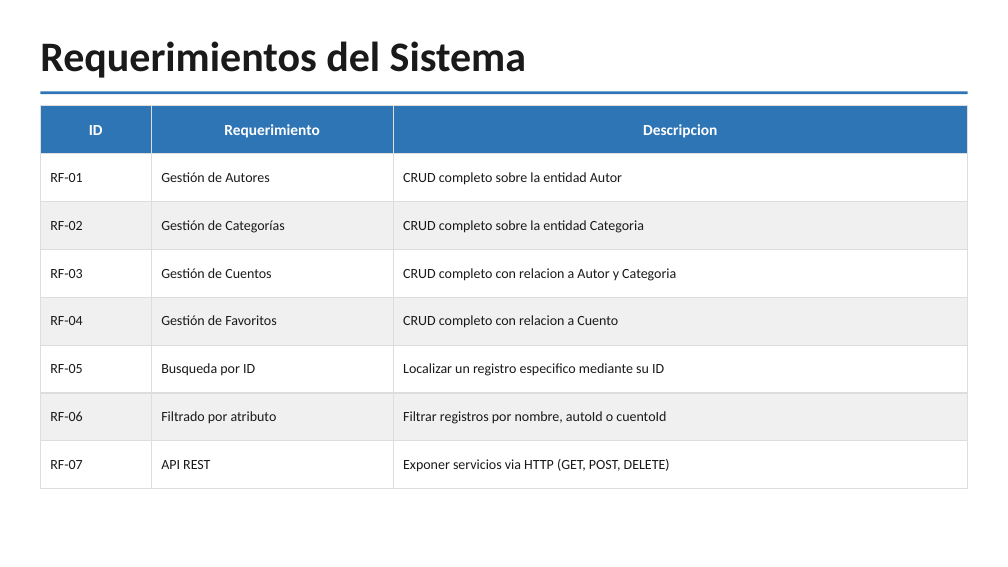
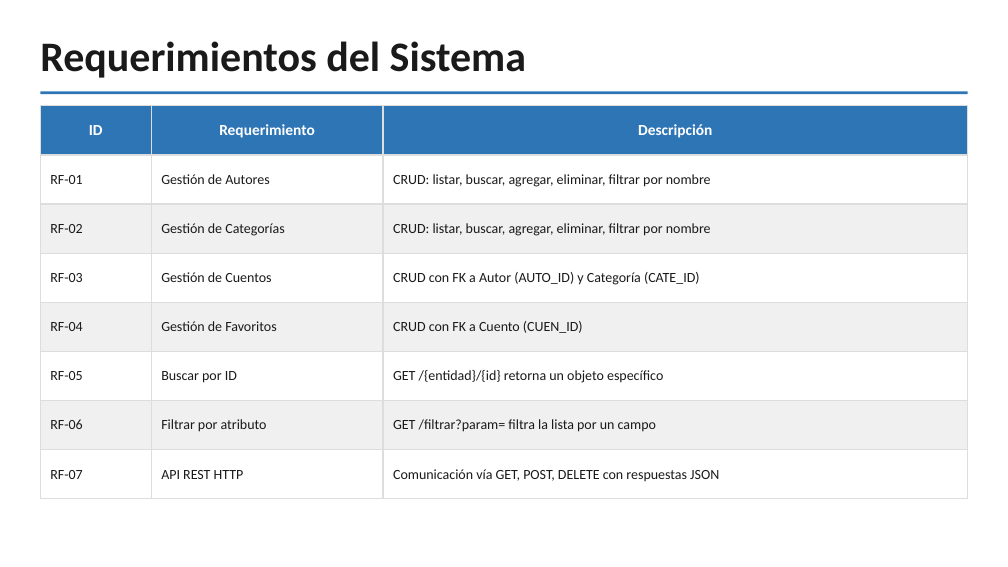
Before and after one commit to Mora1812/Metodologia_BookMora_Proyecto, a slide deck: slide 4 of BookMora_Presentacion.pptx. Drawn at 1008x567 pixels with LibreOffice and Linux fonts; fonts in the diff are those of the drawing. Boxes give left, top, right and bottom in pixels: in the first picture for what was removed or moved away, otherwise in the second. Text is boxed around its words. In the diff, an @@ line names an element or a change of style, - is before the commit and + after.

```diff
--- a/BookMora_Presentacion.pptx
+++ b/BookMora_Presentacion.pptx
@@ table at (40, 106, 968, 499) @@
-row 1, column 3: Descripcion
+row 1, column 3: Descripción
-row 2, column 3: CRUD completo sobre la entidad Autor
+row 2, column 3: CRUD: listar, buscar, agregar, eliminar, filtrar por nombre
-row 3, column 3: CRUD completo sobre la entidad Categoria
+row 3, column 3: CRUD: listar, buscar, agregar, eliminar, filtrar por nombre
-row 4, column 3: CRUD completo con relacion a Autor y Categoria
+row 4, column 3: CRUD con FK a Autor (AUTO_ID) y Categoría (CATE_ID)
-row 5, column 3: CRUD completo con relacion a Cuento
+row 5, column 3: CRUD con FK a Cuento (CUEN_ID)
-row 6, column 2: Busqueda por ID
+row 6, column 2: Buscar por ID
-row 6, column 3: Localizar un registro especifico mediante su ID
+row 6, column 3: GET /{entidad}/{id} retorna un objeto específico
-row 7, column 2: Filtrado por atributo
+row 7, column 2: Filtrar por atributo
-row 7, column 3: Filtrar registros por nombre, autoId o cuentoId
+row 7, column 3: GET /filtrar?param= filtra la lista por un campo
-row 8, column 2: API REST
+row 8, column 2: API REST HTTP
-row 8, column 3: Exponer servicios via HTTP (GET, POST, DELETE)
+row 8, column 3: Comunicación vía GET, POST, DELETE con respuestas JSON
```
Also in this commit, not shown: 11 other slides changed, 2 slides added, 2 slides removed, 7 other files.
